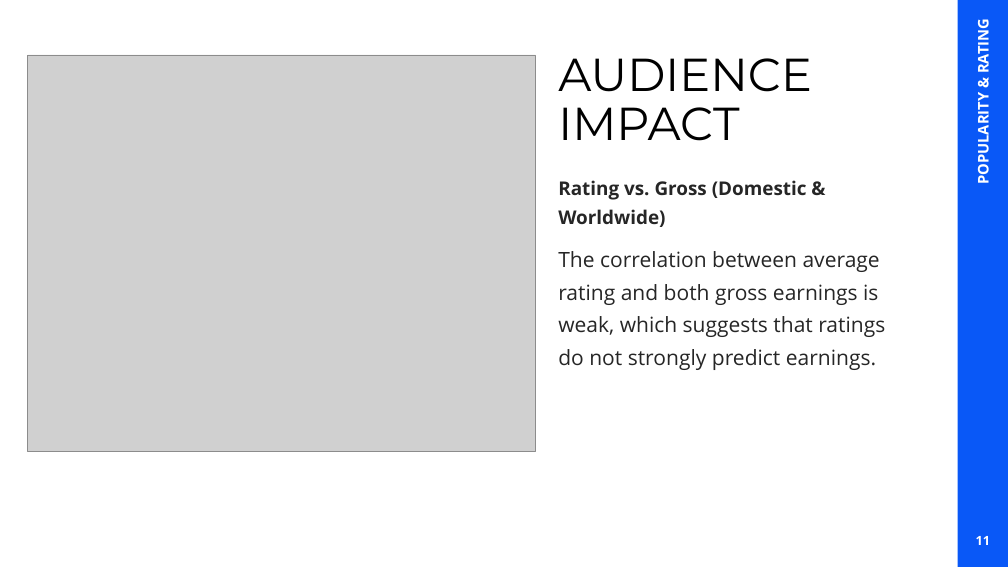
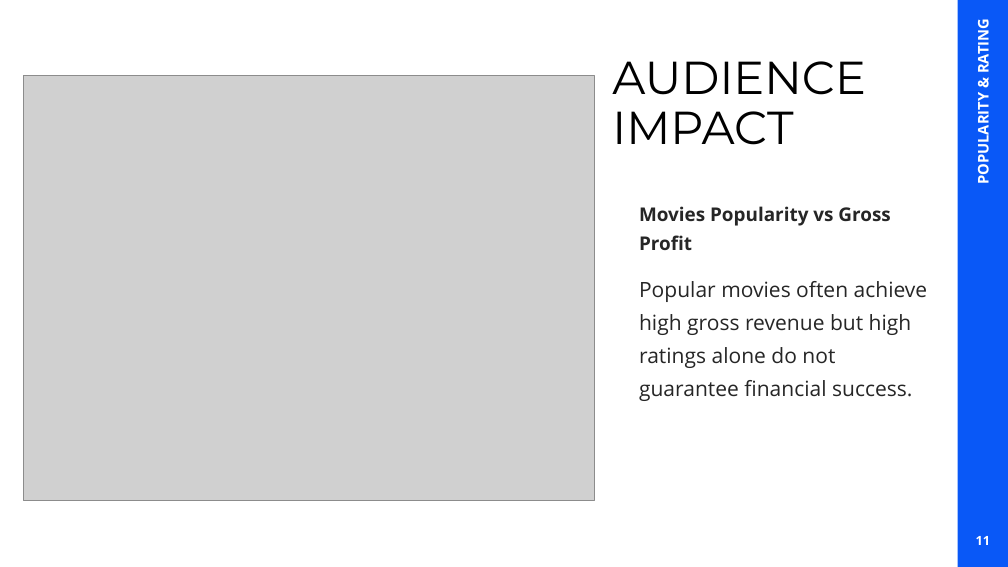
Before and after one commit to mikabenson/PHASE2_PROJECT-inferential-statistics-, a slide deck: slide 11 of Phase 2 Project_Group 5.pptx (slide 12 before the commit). Drawn at 1008x567 pixels with LibreOffice and Linux fonts; fonts in the diff are those of the drawing; grey boxes stand for pictures. Boxes give left, top, right and bottom in pixels: in the first picture for what was removed or moved away, otherwise in the second. Text is boxed around its words. In the diff, an @@ line names an element or a change of style, - is before the commit and + after.

```diff
--- a/Phase 2 Project_Group 5.pptx
+++ b/Phase 2 Project_Group 5.pptx
@@ title "AUDIENCE IMPACT": place and size @@
-title "AUDIENCE IMPACT" at [558,58,812,141]
+title "AUDIENCE IMPACT" at [612,61,866,145]
@@ picture: place and size @@
-picture at [28,55,535,452]
+picture at [23,76,594,501]
@@ text at [639,206,890,250]: text changed @@
-Rating vs. Gross (Domestic & Worldwide)
+Movies Popularity vs Gross Profit
@@ text at [639,281,928,401]: text changed @@
-The correlation between average rating and both gross earnings is weak, which suggests that ratings do not strongly predict earnings.
+Popular movies often achieve high gross revenue but high ratings alone do not guarantee financial success.
```
Also in this commit, not shown: 1 other slide changed, 2 slides removed, 9 other files.
